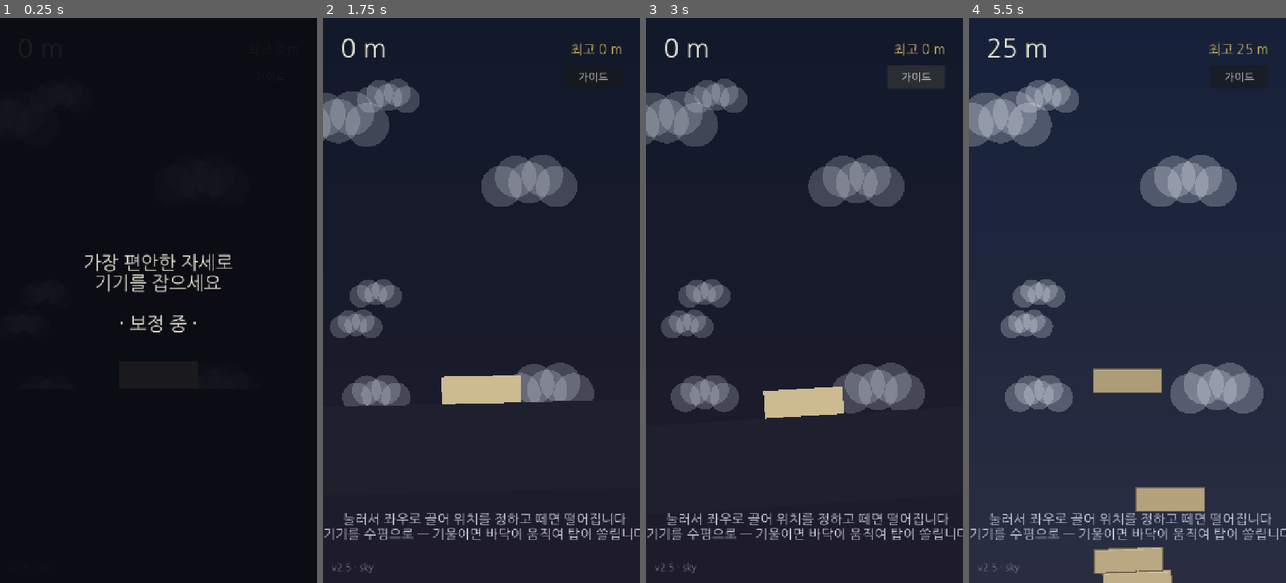
Above: before the commit, frames 1-4 (left to right).
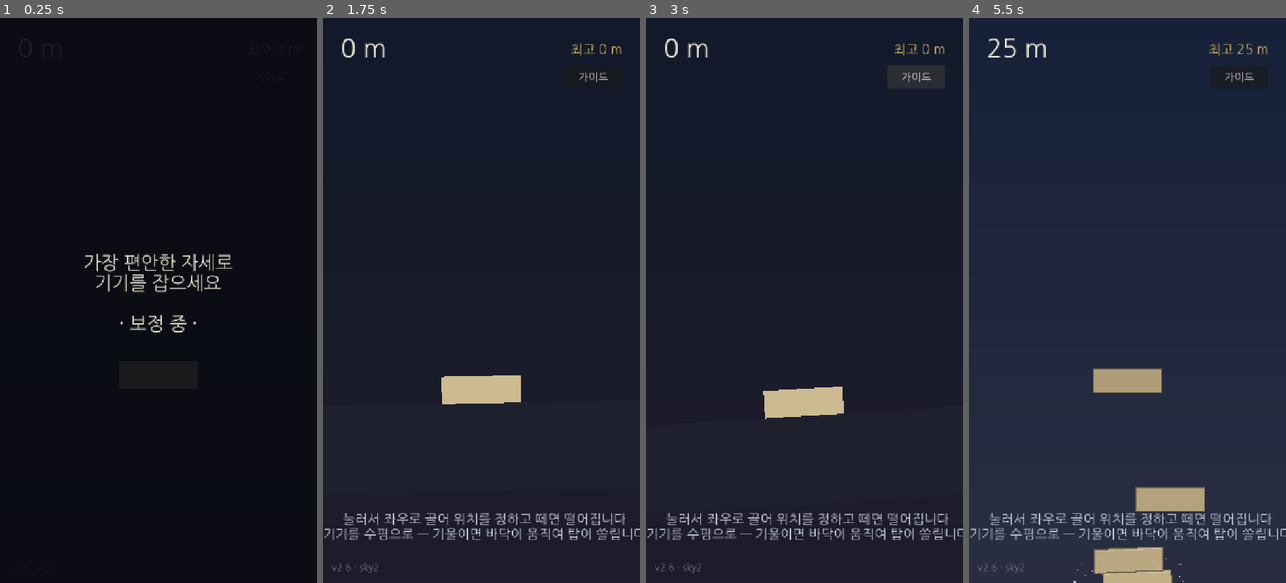
Above: after the commit, the same moments.

Repository: jungrok5/babel-tower
Game: Godot game, scene res://scenes/Main.tscn
Two runs of this game, one before a commit and one after it. Both use one fixed random seed, a clock stepped at 60 frames per second and the inputs below.
Inputs (mouse positions are in pixels of both pictures, inside the frame that each line leads up to):
- Up to frame 1 (0.25 s): no input
- Up to frame 2 (1.75 s): click "가이드" at 0.5 s; click "가이드" at 1.25 s
- Up to frame 3 (3 s): click "가이드" at 2 s; click "가이드 끄기" at 2.75 s
- Up to frame 4 (5.5 s): tap Enter at 3.5 s; move the mouse to (1197, 272) at 3.52 s; click (1197, 272) at 3.67 s; tap Space at 3.77, 4.07 s; drag from (1064, 328) to (1111, 413) at 4.27 s; move the mouse to (1159, 176) at 5.02 s; click (1159, 176) at 5.17 s

The runs differ from the first frame. In frame 2, 8.3% of the frame differs, in the area x 0-86%, y 10-98%; in frame 3, 9.1%; in frame 4, 9.6%, in the area x 0-93%, y 10-100%.

Commit message:
feat(v2.6): physics bird + directional gusty wind + refined atmosphere
새:
- 더 크고 눈에 띄는 붉은 새. 날아와 잠시 로밍하다 블록에 앉는다.
- 물리 객체(AnimatableBody2D): 앉아 있을 때 그 위로 블록을 놓으면 새에 걸쳐 기울고,
  떠날 때 위로 블록을 들어올리며 날아간다. 로밍/진입 중엔 충돌 꺼서 블록 안 침.

바람:
- 간헐적 돌풍(잠잠↔불기 번갈아) + 방향(좌/우)·세기가 랜덤.
- 정해진 고도 구간(120~600m)에서만 발생, 그 위(성층권)는 무풍.
- 화면에 바람 스트릭 + 상단에 방향 화살표/세기 표시.

기타:
- 착지 먼지를 블록 좌우 양끝에서 뿜음(가운데→양끝, 잘 보이게).
- 구름은 시작(지상)엔 없고 60m부터 나타나 성층권에서 사라짐.

Co-Authored-By: Claude Opus 4.8 <noreply@anthropic.com>
Claude-Session: https://claude.ai/code/session_01Jx8xk1vyhwdsC6SaQay3dQ

Diff:
--- a/scripts/bird.gd
+++ b/scripts/bird.gd
@@ -1,81 +1,113 @@
-extends Node2D
-## 새: 날아 들어와 블록 한쪽에 앉았다가 떠난다. 앉아 있는 동안 그 쪽에 무게(힘)를
-## 실어 미세하게 탑을 기울인다. main이 스폰하고 chirp 사운드를 재생한다.
+extends AnimatableBody2D
+## 새: 날아 들어와 잠시 로밍하다 블록 위에 앉는다. 물리 객체라서 앉아 있을 때 그 위로
+## 블록을 놓으면 새에 걸쳐 기울고, 날아갈 때 위로 블록을 들어올리며 떠난다.
+## 로밍/진입 중에는 충돌을 꺼서 블록을 치지 않는다.
 
 signal left
 
-enum State { FLY_IN, PERCH, FLY_OUT }
+enum S { FLY_IN, ROAM, PERCH, FLY_OUT }
 
-var state: int = State.FLY_IN
+var s: int = S.FLY_IN
 var target_block: Block = null
+var _side: float = 1.0          # 앉을 쪽(+1 오른쪽 / -1 왼쪽)
 var timer: float = 0.0
+var flap: float = 0.0
+var t: float = 0.0
+var roam_target: Vector2 = Vector2.ZERO
 var vel: Vector2 = Vector2.ZERO
-var flap: float = 0.0
-var _side: float = 1.0
-
-const WEIGHT := 240.0       # 앉았을 때 싣는 무게(힘)
+var cshape: CollisionShape2D
+var body_col := Color(0.86, 0.28, 0.22)   # 눈에 잘 띄는 붉은 새
 
 
 func setup(block: Block, from_left: bool) -> void:
 	target_block = block
-	_side = 1.0 if from_left else -1.0
-	position = _perch_world() + Vector2(-_side * 950.0, -280.0)
+	_side = -1.0 if from_left else 1.0
+	sync_to_physics = true
+	cshape = CollisionShape2D.new()
+	var box := RectangleShape2D.new()
+	box.size = Vector2(34, 24)
+	cshape.shape = box
+	cshape.disabled = true                # 로밍 중엔 충돌 없음
+	add_child(cshape)
+	position = _anchor() + Vector2(-_side * 1000.0, -340.0)
+	roam_target = _roam_pick()
+	s = S.FLY_IN
 
 
-func _perch_world() -> Vector2:
-	if not is_instance_valid(target_block):
-		return position
-	return target_block.global_position + Vector2(
-		_side * target_block.block_size.x * 0.28,
-		-target_block.block_size.y * 0.5 - 13.0)
+func _anchor() -> Vector2:
+	if is_instance_valid(target_block):
+		return target_block.global_position + Vector2(0, -target_block.block_size.y * 0.5)
+	return position
 
 
-func _physics_process(delta: float) -> void:
-	flap += delta * 16.0
-	match state:
-		State.FLY_IN:
+func _roam_pick() -> Vector2:
+	return _anchor() + Vector2(randf_range(-220, 220), randf_range(-260, -70))
+
+
+func _perch_point() -> Vector2:
+	if is_instance_valid(target_block):
+		return target_block.global_position + Vector2(
+			_side * target_block.block_size.x * 0.30,
+			-target_block.block_size.y * 0.5 - 12.0)
+	return position
+
+
+func _physics_process(dt: float) -> void:
+	t += dt
+	flap += dt * 18.0
+	match s:
+		S.FLY_IN:
+			position = position.lerp(roam_target, 0.05)
+			if position.distance_to(roam_target) < 45.0:
+				s = S.ROAM
+				timer = randf_range(3.0, 6.0)
+		S.ROAM:
+			position = position.lerp(roam_target, 0.04)
+			position.y += sin(t * 3.0) * 0.7
+			if position.distance_to(roam_target) < 60.0:
+				roam_target = _roam_pick()
+			timer -= dt
+			if timer <= 0.0:
+				s = S.PERCH
+				timer = randf_range(3.5, 6.5)
+				cshape.disabled = false        # 앉으면 물리 충돌 켜짐
+		S.PERCH:
 			if not is_instance_valid(target_block):
 				_leave()
 			else:
-				var tgt := _perch_world()
-				position = position.lerp(tgt, 0.06)
-				if position.distance_to(tgt) < 10.0:
-					state = State.PERCH
-					timer = randf_range(2.5, 5.0)
-		State.PERCH:
-			if not is_instance_valid(target_block):
-				_leave()
-			else:
-				position = _perch_world()
-				# 앉은 쪽에 아래로 힘 → 토크 → 그 쪽으로 미세하게 기욺
-				target_block.apply_force(Vector2(0, WEIGHT),
-					Vector2(_side * target_block.block_size.x * 0.28, 0))
-				timer -= delta
+				position = position.lerp(_perch_point(), 0.25)
+				timer -= dt
 				if timer <= 0.0:
 					_leave()
-		State.FLY_OUT:
-			position += vel * delta
-			timer -= delta
+		S.FLY_OUT:
+			timer -= dt
+			if timer > 1.6:
+				position += Vector2(0, -150) * dt      # 처음엔 위로 → 블록 들어올림
+			else:
+				if not cshape.disabled:
+					cshape.disabled = true
+				position += vel * dt
 			if timer <= 0.0:
 				queue_free()
 	queue_redraw()
 
 
 func _leave() -> void:
-	if state == State.FLY_OUT:
+	if s == S.FLY_OUT:
 		return
-	state = State.FLY_OUT
-	vel = Vector2(_side * 280.0, -240.0)
-	timer = 2.2
+	s = S.FLY_OUT
+	timer = 2.0
+	vel = Vector2(_side * 320.0, -280.0)
 	left.emit()
 
 
 func _draw() -> void:
-	var col := Color(0.13, 0.13, 0.18)
-	var w := sin(flap) * 11.0
-	draw_line(Vector2(0, -2), Vector2(-15, -2 - w), col, 3.0)   # 날개
-	draw_line(Vector2(0, -2), Vector2(15, -2 - w), col, 3.0)
-	draw_circle(Vector2.ZERO, 8.5, col)                        # 몸통
-	draw_circle(Vector2(_side * 7.0, -4.0), 5.0, col)          # 머리
-	draw_line(Vector2(_side * 11.0, -4.0), Vector2(_side * 17.0, -3.0),
-		Color(0.95, 0.65, 0.2), 2.0)                          # 부리
+	var w := sin(flap) * 14.0
+	var c := body_col
+	draw_line(Vector2(0, -3), Vector2(-26, -3 - w), c, 5.0)     # 날개
+	draw_line(Vector2(0, -3), Vector2(26, -3 - w), c, 5.0)
+	draw_circle(Vector2.ZERO, 13.0, c)                          # 몸통
+	draw_circle(Vector2(_side * 10.0, -6.0), 8.0, c)            # 머리
+	draw_line(Vector2(_side * 17.0, -6.0), Vector2(_side * 27.0, -4.0),
+		Color(0.97, 0.72, 0.15), 3.5)                          # 부리
+	draw_circle(Vector2(_side * 12.0, -8.0), 2.2, Color(0.05, 0.05, 0.05))  # 눈
--- a/scripts/block.gd
+++ b/scripts/block.gd
@@ -56,23 +56,28 @@
 	landed.emit()
 
 
-## 착지 먼지 파티클 (타격감)
+## 착지 먼지 파티클 (타격감) — 블록 좌우 양끝(블록끼리 만나는 지점)에서 뿜는다
 func _spawn_dust() -> void:
+	for sx in [-1.0, 1.0]:
+		_dust_at(Vector2(sx * block_size.x * 0.5, block_size.y * 0.5), sx)
+
+
+func _dust_at(pos: Vector2, sx: float) -> void:
 	var p := CPUParticles2D.new()
-	p.position = Vector2(0, block_size.y * 0.5)   # 블록 아랫변
+	p.position = pos
 	p.emitting = true
 	p.one_shot = true
 	p.explosiveness = 0.9
-	p.amount = 14
+	p.amount = 10
 	p.lifetime = 0.5
-	p.direction = Vector2(0, -1)
-	p.spread = 70.0
-	p.gravity = Vector2(0, 500)
-	p.initial_velocity_min = 70.0
-	p.initial_velocity_max = 170.0
+	p.direction = Vector2(sx * 0.6, -1)     # 바깥+위로 퍼짐
+	p.spread = 55.0
+	p.gravity = Vector2(0, 520)
+	p.initial_velocity_min = 80.0
+	p.initial_velocity_max = 190.0
 	p.scale_amount_min = 2.0
 	p.scale_amount_max = 5.0
-	p.color = block_color.lightened(0.1)
+	p.color = block_color.lightened(0.12)
 	add_child(p)
 	get_tree().create_timer(1.2).timeout.connect(p.queue_free)
 
--- a/scripts/main.gd
+++ b/scripts/main.gd
@@ -7,7 +7,7 @@
 enum State { CALIB, READY, OVER }
 
 ## 화면에 표시되는 빌드 버전 — 캐시된 옛 빌드인지 확인용. 변경 시마다 올린다.
-const GAME_VERSION := "v2.5 · sky"
+const GAME_VERSION := "v2.6 · sky2"
 
 const BASE_X := 360.0
 const GROUND_TOP_Y := 1050.0
@@ -21,6 +21,9 @@
 const FLOOR_PIVOT := Vector2(BASE_X, GROUND_TOP_Y)    # 바닥 회전 피벗(토대 중심 바닥)
 const METERS_PER_BLOCK := 5                          # 블록 1개 = 몇 미터
 const MILESTONE_M := 50                              # 이 미터마다 돌파 이펙트
+const WIND_LOW := 120                                # 이 높이부터 바람 발생
+const WIND_HIGH := 600                               # 이 높이 위(성층권)는 무풍
+const WIND_ANGLE := 0.13                             # 최대 바람이 바닥을 미는 각도(rad)
 
 var state: int = State.CALIB
 var score: int = 0
@@ -37,7 +40,10 @@
 var record_broken := false          # 이번 판에 최고기록을 깼는가
 var sky: Control                    # 높이별 하늘 배경
 var world_time := 0.0               # 구름/별 애니메이션용 시간
-var wind_phase := 0.0               # 바람 위상(물리)
+var wind_cur := 0.0                 # 현재 바람 세기(-1..1, 부호=방향)
+var wind_target := 0.0              # 목표 바람
+var wind_timer := 4.0               # 다음 상태 전환까지
+var wind_gusting := false           # 지금 부는 중인가
 var bird: Node2D = null             # 현재 날아다니는 새(1마리)
 var bird_timer := 8.0               # 다음 새까지
 var sfx := {}                       # 효과음 플레이어 모음
@@ -48,6 +54,7 @@
 var height_label: Label
 var best_label: Label
 var hint_label: Label
+var wind_label: Label
 var stab_fill: ColorRect
 var guides_group: Control
 var guide_btn: Button
@@ -297,7 +304,10 @@
 	aim_x = BASE_X
 	last_milestone = 0
 	record_broken = false
-	wind_phase = 0.0
+	wind_cur = 0.0
+	wind_target = 0.0
+	wind_gusting = false
+	wind_timer = randf_range(4.0, 8.0)
 	bird_timer = randf_range(6.0, 10.0)
 	if is_instance_valid(bird):
 		bird.queue_free()
@@ -353,10 +363,8 @@
 	# 바닥이 수평이면 블록은 잠들어(sleep) 떨림이 없다. 기울면 경사 때문에 위 블록이 넘어진다.
 	var target_angle := _tilt_amount() * MAX_TILT_ANGLE
 	if state == State.READY:
-		# 고도에 따른 바람(돌풍) — 높을수록 바닥이 미세하게 흔들려 어려워진다
-		wind_phase += delta
-		var wind_str := clampf((float(_meters()) - 80.0) / 500.0, 0.0, 1.0) * 0.06
-		target_angle += (sin(wind_phase * 1.3) * 0.7 + sin(wind_phase * 0.5 + 1.0) * 0.3) * wind_str
+		_update_wind(delta)                 # 간헐적 돌풍(고도 구간에서만) → 바닥을 민다
+		target_angle += wind_cur * WIND_ANGLE
 	if is_instance_valid(floor_body):
 		floor_body.rotation = lerpf(floor_body.rotation, target_angle, 0.15)
 
@@ -395,6 +403,25 @@
 	bird_timer = randf_range(7.0, 13.0)
 
 
+## 간헐적 바람: 잠잠 ↔ 돌풍을 번갈아. 정해진 고도 구간에서만 실제로 분다.
+func _update_wind(dt: float) -> void:
+	var m := float(_meters())
+	var band := 0.0
+	if m > WIND_LOW and m < WIND_HIGH:
+		band = clampf(minf(m - WIND_LOW, WIND_HIGH - m) / 90.0, 0.0, 1.0)
+	wind_timer -= dt
+	if wind_timer <= 0.0:
+		if wind_gusting:
+			wind_gusting = false
+			wind_target = 0.0
+			wind_timer = randf_range(4.0, 8.0)        # 잠잠한 구간
+		else:
+			wind_gusting = true
+			wind_target = (1.0 if randf() < 0.5 else -1.0) * randf_range(0.55, 1.0)
+			wind_timer = randf_range(2.0, 4.5)        # 부는 구간
+	wind_cur = lerpf(wind_cur, wind_target * band, 0.05)
+
+
 ## 데드존을 적용한 기울기(작은 손떨림은 무시). -1..1
 func _tilt_amount() -> float:
 	if state != State.READY:
@@ -430,9 +457,12 @@
 
 func _process(delta: float) -> void:
 	world_time += delta
+	if state != State.READY:
+		wind_cur = lerpf(wind_cur, 0.0, 0.05)   # 플레이 중이 아니면 바람 잦아듦
 	if sky != null:
 		sky.meters = float(_meters())
 		sky.t = world_time
+		sky.wind = wind_cur
 	if amb_wind != null:
 		var tv := lerpf(-60.0, -13.0, clampf((float(_meters()) - 60.0) / 500.0, 0.0, 1.0))
 		amb_wind.volume_db = lerpf(amb_wind.volume_db, tv, 0.04)
@@ -513,6 +543,17 @@
 		stab_fill.size.x = 300.0 * clampf(1.0 - inst, 0.02, 1.0)
 		stab_fill.color = Color(0.32, 0.85, 0.45).lerp(Color(0.92, 0.26, 0.26), inst)
 
+	# 바람 표시 (방향 화살표 + 세기)
+	if absf(wind_cur) > 0.1:
+		var arrow := "▶" if wind_cur > 0.0 else "◀"
+		var n := clampi(int(absf(wind_cur) * 3.0) + 1, 1, 3)
+		wind_label.text = "바람 " + arrow.repeat(n)
+		wind_label.add_theme_color_override("font_color",
+			Color(0.7, 0.85, 1.0).lerp(Color(1.0, 0.5, 0.4), absf(wind_cur)))
+		wind_label.visible = true
+	else:
+		wind_label.visible = false
+
 	match state:
 		State.CALIB:
 			hint_label.text = ""
@@ -582,6 +623,14 @@
 	guide_btn.pressed.connect(_toggle_guides)
 	ui.add_child(guide_btn)
 
+	# 바람 표시 (상단 중앙, 바람 불 때만)
+	wind_label = _make_label("", 32, Color(0.72, 0.86, 1.0))
+	wind_label.position = Vector2(90, 168)
+	wind_label.size = Vector2(540, 42)
+	wind_label.horizontal_alignment = HORIZONTAL_ALIGNMENT_CENTER
+	wind_label.visible = false
+	ui.add_child(wind_label)
+
 	# 하단 힌트
 	hint_label = _make_label("", 30, Color(0.78, 0.8, 0.88))
 	hint_label.position = Vector2(0, 1120)
--- a/scripts/sky.gd
+++ b/scripts/sky.gd
@@ -4,6 +4,7 @@
 
 var meters: float = 0.0     # 현재 높이(미터) — main이 매 프레임 갱신
 var t: float = 0.0          # 흐른 시간 — 구름/별 애니메이션용
+var wind: float = 0.0       # 현재 바람(-1..1, main이 갱신) — 스트릭 방향/세기
 
 const VW := 720.0
 const VH := 1280.0
@@ -18,6 +19,7 @@
 
 var _stars := []            # [Vector2 pos, float size, float phase]
 var _clouds := []           # [Vector2 pos, float scale, float speed]
+var _streaks := []          # [float y, float len, float phase] — 바람 스트릭
 
 
 func _ready() -> void:
@@ -27,6 +29,8 @@
 		_stars.append([Vector2(randf() * VW, randf() * VH * 0.85), randf_range(1.0, 2.6), randf() * TAU])
 	for i in 7:
 		_clouds.append([Vector2(randf() * VW, randf_range(120, 900)), randf_range(0.7, 1.6), randf_range(6.0, 16.0)])
+	for i in 14:
+		_streaks.append([randf() * VH, randf_range(40, 110), randf() * VW])
 
 
 func _process(delta: float) -> void:
@@ -62,13 +66,24 @@
 			var tw := 0.5 + 0.5 * sin(t * 2.0 + s[2])
 			draw_circle(s[0], s[1], Color(1, 1, 1, star_a * (0.4 + 0.6 * tw)))
 
-	# 구름 — 중간 고도에서 잘 안 보이게 흐릿하게 (peak ~150m)
-	var cloud_a := clampf(1.0 - absf(meters - 150.0) / 260.0, 0.0, 1.0) * 0.5
+	# 구름 — 시작(지상)엔 없고, 일정 높이(60m~)부터 나타났다 성층권(340m~)에서 사라짐
+	var cloud_a := clampf((meters - 60.0) / 70.0, 0.0, 1.0) \
+		* clampf((340.0 - meters) / 90.0, 0.0, 1.0) * 0.55
 	if cloud_a > 0.0:
 		for c in _clouds:
 			var x := fmod(c[0].x + t * c[2], VW + 300.0) - 150.0
 			_draw_cloud(Vector2(x, c[0].y), c[1], Color(0.9, 0.92, 0.96, cloud_a))
 
+	# 바람 스트릭 — 바람이 부는 방향/세기를 시각화
+	var ws := absf(wind)
+	if ws > 0.06:
+		var dir := signf(wind)
+		for st in _streaks:
+			var x := fmod(st[2] + t * dir * (200.0 + 500.0 * ws), VW + 200.0) - 100.0
+			var a := ws * 0.35
+			draw_line(Vector2(x, st[0]), Vector2(x - dir * st[1], st[0]),
+				Color(0.85, 0.9, 1.0, a), 2.0)
+
 
 func _draw_cloud(pos: Vector2, sc: float, col: Color) -> void:
 	for o in [Vector2(0, 0), Vector2(45, 6), Vector2(-45, 6), Vector2(22, -12), Vector2(-22, -10)]:
